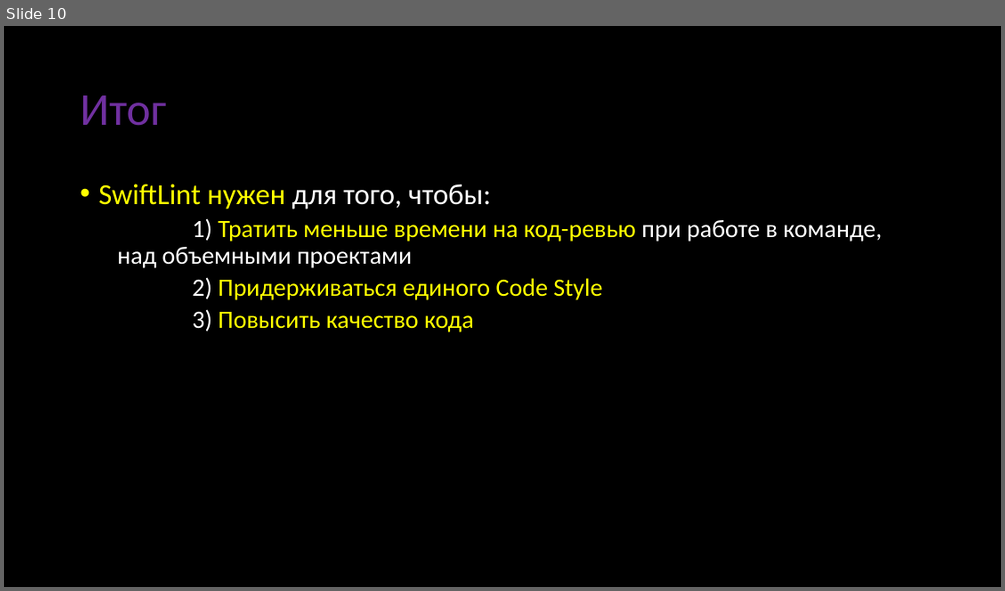
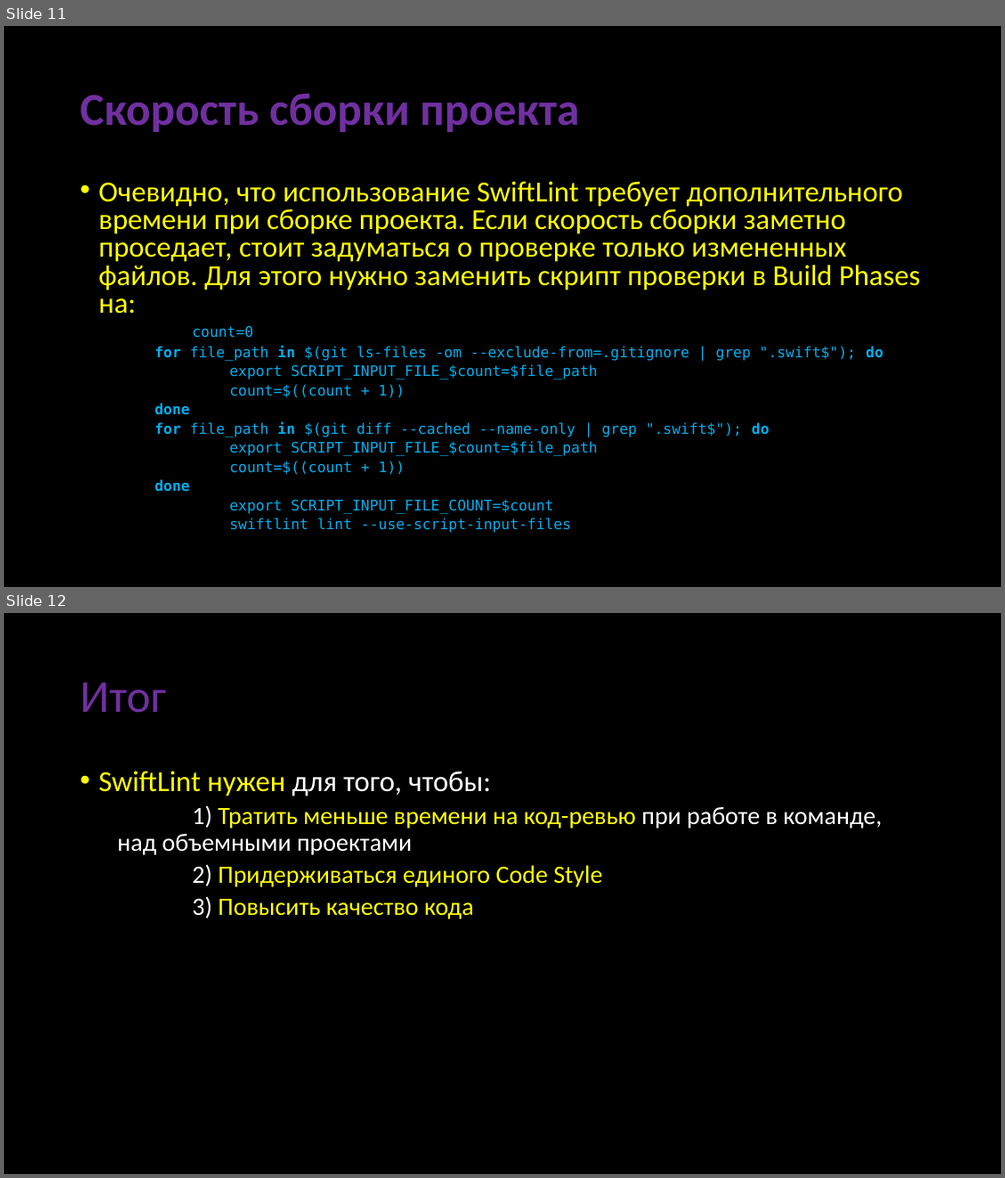
Before and after one commit to abrosov-sergey/HSE-KPV-IOS-2022-23, a slide deck: Presentation/SwiftLint-Abrosov.pptx. Shown one above the other, each under a label of ours: slide 10 before the commit, slides 11 and 12 after it. The pictures are 1005x591 and 1005x1178 pixels, drawn with LibreOffice and Linux fonts; fonts in the diff are those of the drawing. Boxes give left, top, right and bottom in pixels: in the first picture for what was removed or moved away, otherwise in the second. Text is boxed around its words. In the diff, an @@ line names an element or a change of style, - is before the commit and + after.

```diff
--- a/Presentation/SwiftLint-Abrosov.pptx
+++ b/Presentation/SwiftLint-Abrosov.pptx
@@ slide 11 added at box(4, 26, 1001, 587), background #000000 @@
@@ title added at box(80, 93, 579, 132), 44 pt, text #7030A0, bold @@
+Скорость сборки проекта
@@ text added at box(98, 181, 920, 532), 14 pt, text #00B0F0 @@
+• Очевидно, что использование SwiftLint требует дополнительного времени при сборке проекта. Если скорость сборки заметно проседает, стоит задуматься о проверке только измененных файлов. Для этого нужно заменить скрипт проверки в Build Phases на:
+  count=0
+    for file_path in $(git ls-files -om --exclude-from=.gitignore | grep ".swift$"); do
+    export SCRIPT_INPUT_FILE_$count=$file_path
+    count=$((count + 1))
+    done
+    for file_path in $(git diff --cached --name-only | grep ".swift$"); do
+    export SCRIPT_INPUT_FILE_$count=$file_path
+    count=$((count + 1))
+    done
+    export SCRIPT_INPUT_FILE_COUNT=$count
+    swiftlint lint --use-script-input-files
@@ what was slide 10 is now slide 12 @@
```
Also in this commit, not shown: 3 other slides added, 2 slides removed.
